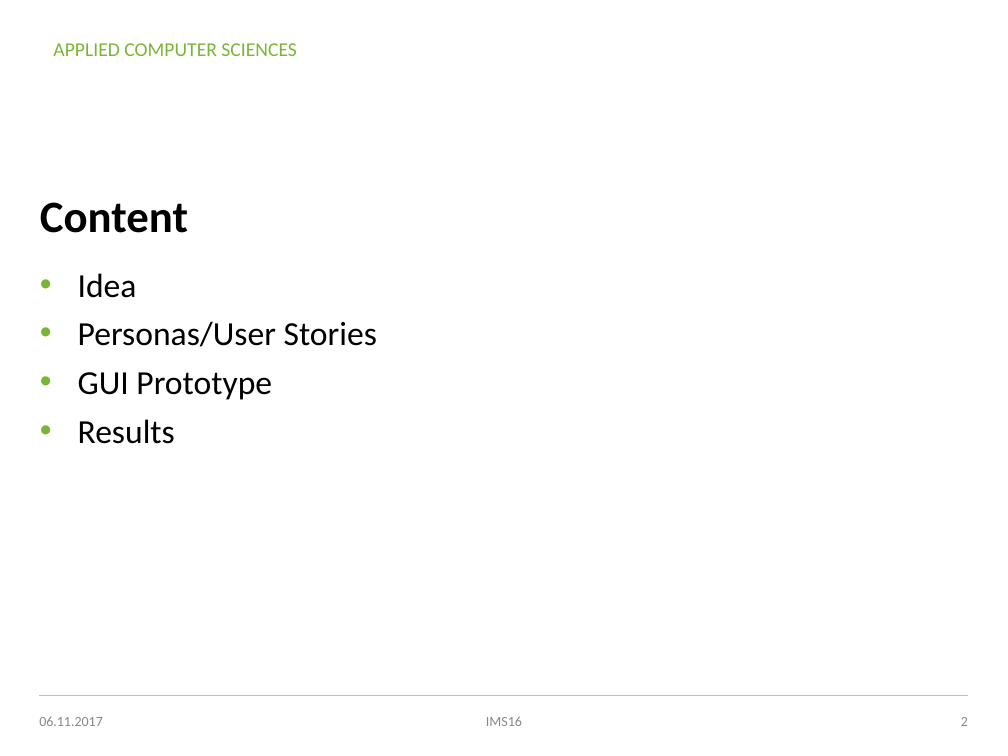
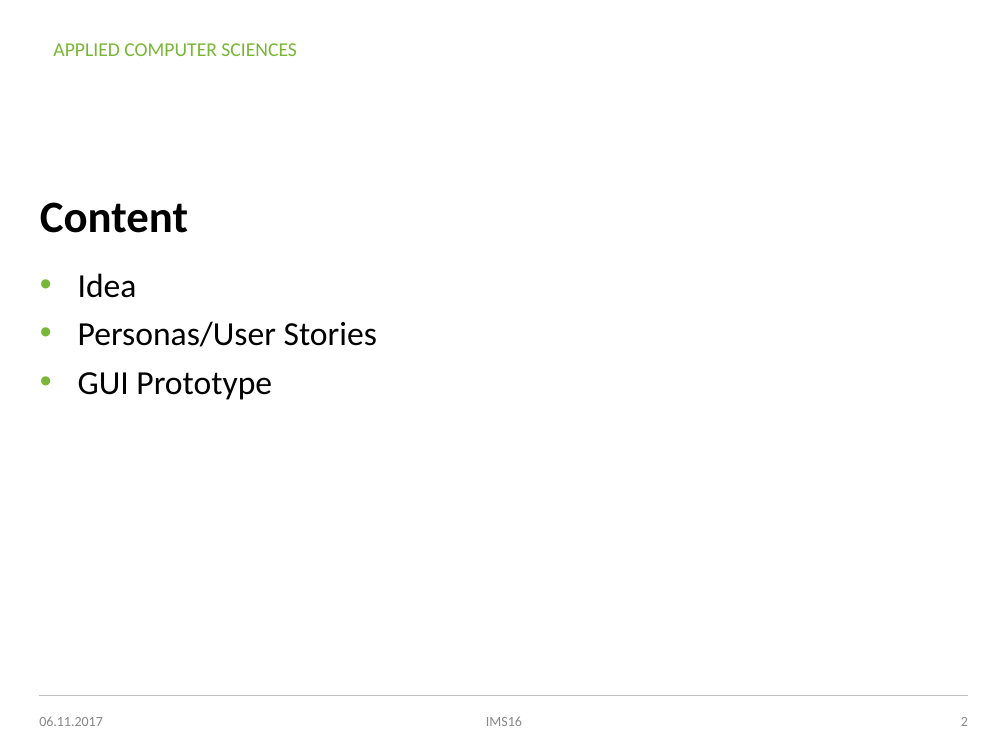
Before and after one commit to MICSTI/emergency-alerter-ios, a slide deck: slide 2 of presentations/01_idea_emergency_alerter.pptx. Drawn at 1008x756 pixels with LibreOffice and Linux fonts; fonts in the diff are those of the drawing; background and template pictures are left out. Boxes give left, top, right and bottom in pixels: in the first picture for what was removed or moved away, otherwise in the second. Text is boxed around its words. In the diff, an @@ line names an element or a change of style, - is before the commit and + after.

```diff
--- a/presentations/01_idea_emergency_alerter.pptx
+++ b/presentations/01_idea_emergency_alerter.pptx
@@ text at (x1=78, y1=419, x2=175, y2=444): paragraph removed @@
-• Results
```
Also in this commit, not shown: 2 other slides changed, 2 slides added.
